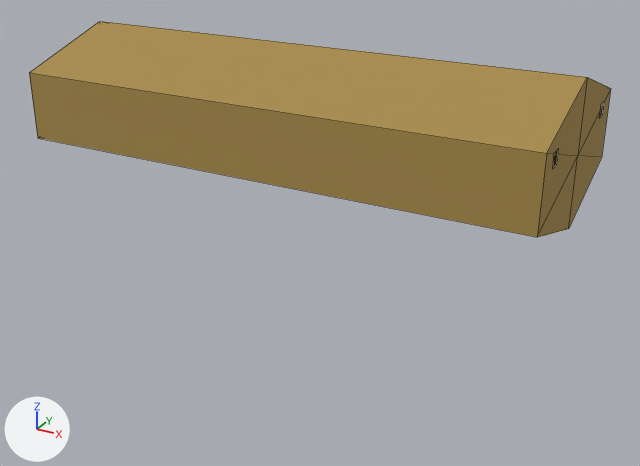
Renders of the FBX model client/Assets/Art/Buildings/Venaria/RoofRidgeThatch.fbx from each side of a commit.
Before and after are seen from a camera (50 mm lens) standing at (1.296, -1.411, 2.989) and looking at (0.538, -0.033, 2.301). Every picture has the same lights, and +X, +Y and +Z are marked at lower left. The older version comes first. Mesh edges are drawn as thin lines. Where no turn or scale is listed for an object, it has been applied to the vertices.

Before the edit, the objects in view are built like this:
```python
me_kit_roofridgethatch = bpy.data.meshes.new('Kit_RoofRidgeThatch')
me_kit_roofridgethatch.from_pydata(...)  # a 6-sided cylinder along x spanning x 0.0..1.0, y -0.208..0.208, z 2.393..2.653, material slot 0; a box spanning x 0.0..1.0, y -0.162..-0.138, z 2.551..2.576, material slot 1; a box spanning x 0.0..1.0, y 0.138..0.162, z 2.551..2.576, material slot 1
me_kit_roofridgethatch.materials.append(mat_thatch)  # brown #a88c4c
me_kit_roofridgethatch.materials.append(mat_bark)  # brown #5c4026
ob_kit_roofridgethatch = bpy.data.objects.new('Kit_RoofRidgeThatch', me_kit_roofridgethatch)
ob_kit_roofridgethatch.location = (0.0, 0.0, 0.0)
```
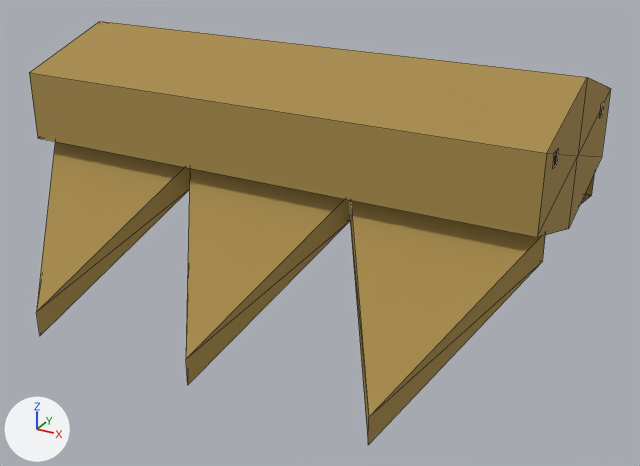
The change, as a list of edits to the scene's bpy script:
```text
Change me_kit_roofridgethatch:
    used by ob_kit_roofridgethatch; location = (0.0, 0.0, 0.0)
    remove me_kit_roofridgethatch.from_pydata(...)  # 30 vertices, 30 faces; spans x 0.0..1.0, y -0.208..0.208, z 2.393..2.653
    add me_kit_roofridgethatch.from_pydata(...)  # 58 vertices, 78 faces; spans x 0.0..1.0, y -0.42..0.42, z 2.165..2.653
    me_kit_roofridgethatch part 1: a new loose piece of 14 vertices spanning x 0.0..1.0, y -0.42..-0.16, z 2.165..2.449, in mat_thatch (brown #a88c4c)
    me_kit_roofridgethatch part 2: a new loose piece of 14 vertices spanning x 0.0..1.0, y 0.16..0.42, z 2.165..2.449, in mat_thatch (brown #a88c4c)
```

Location of each change, (x1, y1, x2, y2) in pixels of the pictures (640 x 466 px):
'Kit_RoofRidgeThatch', reshaped (96% taller)
    before: (29, 21, 611, 237)
    after: (29, 21, 611, 445)
part 1 of me_kit_roofridgethatch, added (brown)
    after: (36, 142, 545, 445)
part 2 of me_kit_roofridgethatch, added (mostly hidden)
    after: (580, 173, 595, 204)
